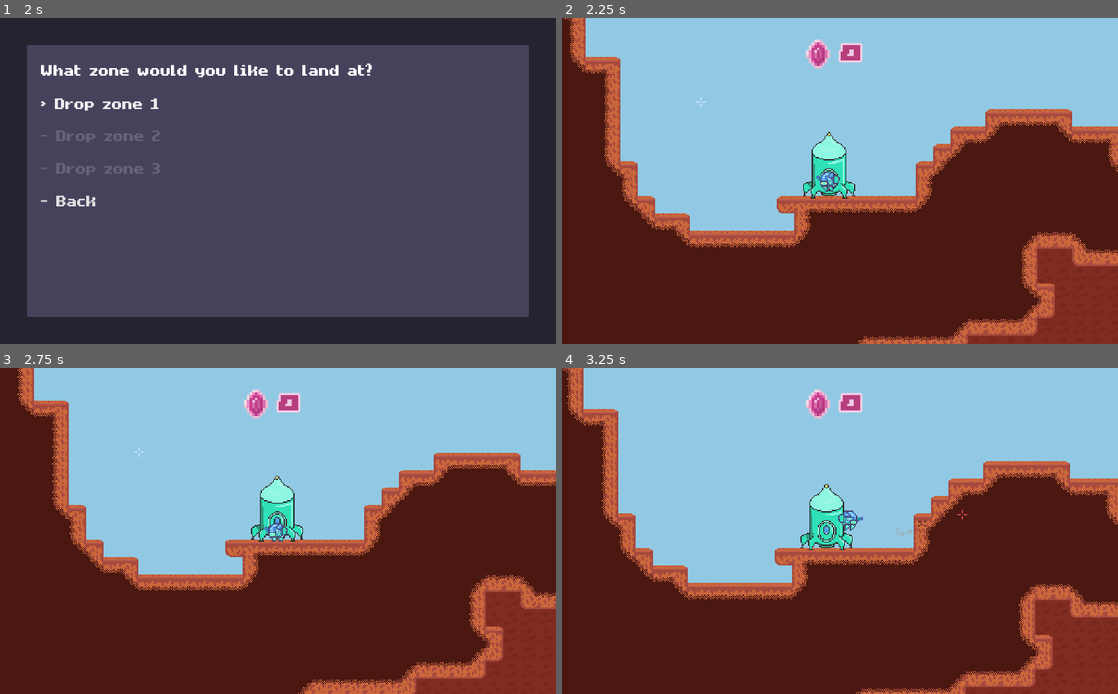
Above: before the commit, frames 1-4 (two rows, left to right).
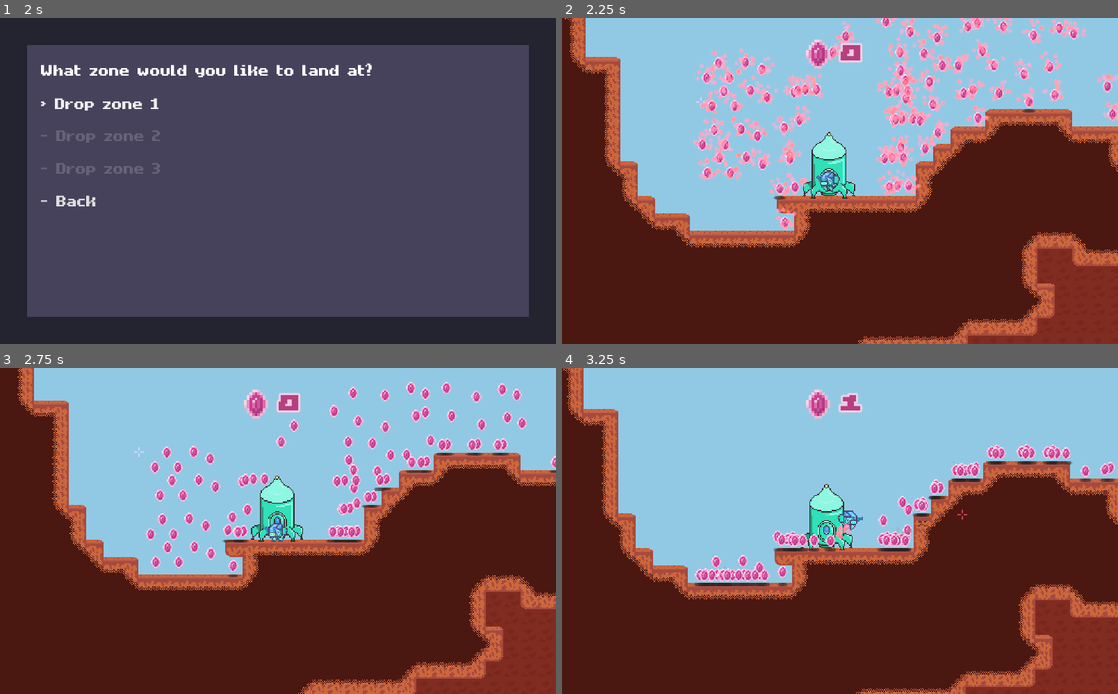
Above: after the commit, the same moments.

Repository: MichaelRRyan/Mecha-Miners
Game: Godot game, scene res://scenes/screens/ShipScreen.tscn
The game is run twice, just before and just after one commit, with the same random seed, the same clock (stepped at 60 frames per second) and the same inputs.
Inputs (mouse positions are in pixels of both pictures, inside the frame that each line leads up to):
- Up to frame 1 (2 s): click "> Navigate" at 0.5 s; click "> Free for all planet" at 1.25 s
- Up to frame 2 (2.25 s): click "> Drop zone 1" at 2 s
- Up to frame 3 (2.75 s): no input
- Up to frame 4 (3.25 s): tap Enter at 2.75 s; move the mouse to (962, 514) at 2.77 s; press the mouse at (962, 514) at 2.78 s; hold D (move_right) from 2.78 s (still down); tap W (jump) at 3.02 s

Frame 1 is identical in both runs. In frame 2, 7.7% of the frame differs, in the area x 23-100%, y 0-66%; in frame 3, 3.9%; in frame 4, 3.0%.
Error before the commit: Invalid call. Nonexistent function 'connect' in base 'Array'. (res://scripts/ui/InventoryUI.gd:39)

Commit message:
Completed item movement from inventory to inventory

Diff:
--- a/scenes/GUIManager.tscn
+++ b/scenes/GUIManager.tscn
@@ -16,4 +16,5 @@
 [node name="DropPodMenu" parent="." instance=ExtResource( 4 )]
 visible = false
 
+[connection signal="gems_amount_changed" from="DropPodMenu" to="." method="_on_DropPodMenu_gems_amount_changed"]
 [connection signal="menu_closed" from="DropPodMenu" to="." method="_on_DropPod_menu_closed"]
--- a/scenes/Gameplay.tscn
+++ b/scenes/Gameplay.tscn
@@ -7,6 +7,7 @@
 [ext_resource path="res://scenes/DropPod.tscn" type="PackedScene" id=5]
 [ext_resource path="res://scenes/Cursor.tscn" type="PackedScene" id=6]
 [ext_resource path="res://scripts/PlayerManager.gd" type="Script" id=7]
+[ext_resource path="res://scenes/CrystalShard.tscn" type="PackedScene" id=8]
 
 [node name="Gameplay" type="Node2D"]
 
@@ -39,6 +40,275 @@
 
 [node name="DropPod" parent="." instance=ExtResource( 5 )]
 
+[node name="Node2D" type="Node2D" parent="."]
+
+[node name="CrystalShard" parent="Node2D" instance=ExtResource( 8 )]
+position = Vector2( 130.248, 79.8724 )
+
+[node name="CrystalShard2" parent="Node2D" instance=ExtResource( 8 )]
+position = Vector2( 134.707, 34.9799 )
+
+[node name="CrystalShard3" parent="Node2D" instance=ExtResource( 8 )]
+position = Vector2( 187.924, 30.223 )
+
+[node name="CrystalShard4" parent="Node2D" instance=ExtResource( 8 )]
+position = Vector2( 220.627, 30.223 )
+
+[node name="CrystalShard5" parent="Node2D" instance=ExtResource( 8 )]
+position = Vector2( 3.00276, 95.332 )
+
+[node name="CrystalShard6" parent="Node2D" instance=ExtResource( 8 )]
+position = Vector2( -26.7274, 103.359 )
+
+[node name="CrystalShard7" parent="Node2D" instance=ExtResource( 8 )]
+position = Vector2( -47.8358, 103.359 )
+
+[node name="CrystalShard8" parent="Node2D" instance=ExtResource( 8 )]
+position = Vector2( -36.8356, 89.6833 )
+
+[node name="CrystalShard9" parent="Node2D" instance=ExtResource( 8 )]
+position = Vector2( -12.1596, 89.0887 )
+
+[node name="CrystalShard10" parent="Node2D" instance=ExtResource( 8 )]
+position = Vector2( 23.5166, 149.144 )
+
+[node name="CrystalShard11" parent="Node2D" instance=ExtResource( 8 )]
+position = Vector2( 32.7329, 116.44 )
+
+[node name="CrystalShard12" parent="Node2D" instance=ExtResource( 8 )]
+position = Vector2( 126.977, 115.251 )
+
+[node name="CrystalShard13" parent="Node2D" instance=ExtResource( 8 )]
+position = Vector2( 137.383, 115.251 )
+
+[node name="CrystalShard14" parent="Node2D" instance=ExtResource( 8 )]
+position = Vector2( 119.842, 116.143 )
+
+[node name="CrystalShard15" parent="Node2D" instance=ExtResource( 8 )]
+position = Vector2( 152.545, 81.0616 )
+
+[node name="CrystalShard16" parent="Node2D" instance=ExtResource( 8 )]
+position = Vector2( 164.437, 66.1965 )
+
+[node name="CrystalShard17" parent="Node2D" instance=ExtResource( 8 )]
+position = Vector2( 201.303, 52.818 )
+
+[node name="CrystalShard18" parent="Node2D" instance=ExtResource( 8 )]
+position = Vector2( 248.276, 38.2502 )
+
+[node name="CrystalShard19" parent="Node2D" instance=ExtResource( 8 )]
+position = Vector2( 272.061, 31.7096 )
+
+[node name="CrystalShard20" parent="Node2D" instance=ExtResource( 8 )]
+position = Vector2( 325.124, 49.4629 )
+
+[node name="CrystalShard21" parent="Node2D" instance=ExtResource( 8 )]
+position = Vector2( 134.216, 18.3606 )
+
+[node name="CrystalShard22" parent="Node2D" instance=ExtResource( 8 )]
+position = Vector2( 138.676, -26.5319 )
+
+[node name="CrystalShard23" parent="Node2D" instance=ExtResource( 8 )]
+position = Vector2( 191.893, -31.2887 )
+
+[node name="CrystalShard24" parent="Node2D" instance=ExtResource( 8 )]
+position = Vector2( 224.596, -31.2887 )
+
+[node name="CrystalShard25" parent="Node2D" instance=ExtResource( 8 )]
+position = Vector2( 6.97125, 33.8203 )
+
+[node name="CrystalShard26" parent="Node2D" instance=ExtResource( 8 )]
+position = Vector2( -22.7589, 41.8474 )
+
+[node name="CrystalShard27" parent="Node2D" instance=ExtResource( 8 )]
+position = Vector2( -43.8673, 41.8474 )
+
+[node name="CrystalShard28" parent="Node2D" instance=ExtResource( 8 )]
+position = Vector2( -32.8671, 28.1716 )
+
+[node name="CrystalShard29" parent="Node2D" instance=ExtResource( 8 )]
+position = Vector2( -8.19112, 27.5769 )
+
+[node name="CrystalShard30" parent="Node2D" instance=ExtResource( 8 )]
+position = Vector2( 27.4851, 87.6318 )
+
+[node name="CrystalShard31" parent="Node2D" instance=ExtResource( 8 )]
+position = Vector2( 36.7014, 54.9287 )
+
+[node name="CrystalShard32" parent="Node2D" instance=ExtResource( 8 )]
+position = Vector2( 130.946, 53.7395 )
+
+[node name="CrystalShard33" parent="Node2D" instance=ExtResource( 8 )]
+position = Vector2( 141.351, 53.7395 )
+
+[node name="CrystalShard34" parent="Node2D" instance=ExtResource( 8 )]
+position = Vector2( 123.811, 54.6314 )
+
+[node name="CrystalShard35" parent="Node2D" instance=ExtResource( 8 )]
+position = Vector2( 156.514, 19.5498 )
+
+[node name="CrystalShard36" parent="Node2D" instance=ExtResource( 8 )]
+position = Vector2( 168.406, 4.68473 )
+
+[node name="CrystalShard37" parent="Node2D" instance=ExtResource( 8 )]
+position = Vector2( 205.271, -8.69382 )
+
+[node name="CrystalShard38" parent="Node2D" instance=ExtResource( 8 )]
+position = Vector2( 252.245, -23.2616 )
+
+[node name="CrystalShard39" parent="Node2D" instance=ExtResource( 8 )]
+position = Vector2( 276.029, -29.8022 )
+
+[node name="CrystalShard40" parent="Node2D" instance=ExtResource( 8 )]
+position = Vector2( 289.408, -24.7481 )
+
+[node name="CrystalShard41" parent="Node2D" instance=ExtResource( 8 )]
+position = Vector2( 125.486, 54.0771 )
+
+[node name="CrystalShard42" parent="Node2D" instance=ExtResource( 8 )]
+position = Vector2( 129.945, 9.1846 )
+
+[node name="CrystalShard43" parent="Node2D" instance=ExtResource( 8 )]
+position = Vector2( 183.162, 4.42778 )
+
+[node name="CrystalShard44" parent="Node2D" instance=ExtResource( 8 )]
+position = Vector2( 215.865, 4.42778 )
+
+[node name="CrystalShard45" parent="Node2D" instance=ExtResource( 8 )]
+position = Vector2( -1.75945, 69.5368 )
+
+[node name="CrystalShard46" parent="Node2D" instance=ExtResource( 8 )]
+position = Vector2( -31.4896, 77.5639 )
+
+[node name="CrystalShard47" parent="Node2D" instance=ExtResource( 8 )]
+position = Vector2( -52.598, 77.5639 )
+
+[node name="CrystalShard48" parent="Node2D" instance=ExtResource( 8 )]
+position = Vector2( -41.5978, 63.8881 )
+
+[node name="CrystalShard49" parent="Node2D" instance=ExtResource( 8 )]
+position = Vector2( -16.9218, 63.2935 )
+
+[node name="CrystalShard50" parent="Node2D" instance=ExtResource( 8 )]
+position = Vector2( 18.7544, 123.348 )
+
+[node name="CrystalShard51" parent="Node2D" instance=ExtResource( 8 )]
+position = Vector2( 27.9707, 90.6452 )
+
+[node name="CrystalShard52" parent="Node2D" instance=ExtResource( 8 )]
+position = Vector2( 122.215, 89.456 )
+
+[node name="CrystalShard53" parent="Node2D" instance=ExtResource( 8 )]
+position = Vector2( 132.621, 89.456 )
+
+[node name="CrystalShard54" parent="Node2D" instance=ExtResource( 8 )]
+position = Vector2( 115.08, 90.3479 )
+
+[node name="CrystalShard55" parent="Node2D" instance=ExtResource( 8 )]
+position = Vector2( 147.783, 55.2663 )
+
+[node name="CrystalShard56" parent="Node2D" instance=ExtResource( 8 )]
+position = Vector2( 159.675, 40.4013 )
+
+[node name="CrystalShard57" parent="Node2D" instance=ExtResource( 8 )]
+position = Vector2( 196.541, 27.0227 )
+
+[node name="CrystalShard58" parent="Node2D" instance=ExtResource( 8 )]
+position = Vector2( 243.514, 12.4549 )
+
+[node name="CrystalShard59" parent="Node2D" instance=ExtResource( 8 )]
+position = Vector2( 267.298, 5.91429 )
+
+[node name="CrystalShard60" parent="Node2D" instance=ExtResource( 8 )]
+position = Vector2( 320.362, 23.6676 )
+
+[node name="CrystalShard61" parent="Node2D" instance=ExtResource( 8 )]
+position = Vector2( 129.454, -7.43467 )
+
+[node name="CrystalShard62" parent="Node2D" instance=ExtResource( 8 )]
+position = Vector2( 133.914, -52.3272 )
+
+[node name="CrystalShard63" parent="Node2D" instance=ExtResource( 8 )]
+position = Vector2( 187.131, -57.084 )
+
+[node name="CrystalShard64" parent="Node2D" instance=ExtResource( 8 )]
+position = Vector2( 219.834, -57.084 )
+
+[node name="CrystalShard65" parent="Node2D" instance=ExtResource( 8 )]
+position = Vector2( 2.20905, 8.025 )
+
+[node name="CrystalShard66" parent="Node2D" instance=ExtResource( 8 )]
+position = Vector2( -27.5211, 16.0521 )
+
+[node name="CrystalShard67" parent="Node2D" instance=ExtResource( 8 )]
+position = Vector2( -48.6295, 16.0521 )
+
+[node name="CrystalShard68" parent="Node2D" instance=ExtResource( 8 )]
+position = Vector2( -37.6293, 2.37629 )
+
+[node name="CrystalShard69" parent="Node2D" instance=ExtResource( 8 )]
+position = Vector2( -12.9533, 1.78168 )
+
+[node name="CrystalShard70" parent="Node2D" instance=ExtResource( 8 )]
+position = Vector2( 22.7228, 61.8366 )
+
+[node name="CrystalShard71" parent="Node2D" instance=ExtResource( 8 )]
+position = Vector2( 31.9392, 29.1334 )
+
+[node name="CrystalShard72" parent="Node2D" instance=ExtResource( 8 )]
+position = Vector2( 126.184, 27.9442 )
+
+[node name="CrystalShard73" parent="Node2D" instance=ExtResource( 8 )]
+position = Vector2( 136.589, 27.9442 )
+
+[node name="CrystalShard74" parent="Node2D" instance=ExtResource( 8 )]
+position = Vector2( 119.049, 28.8361 )
+
+[node name="CrystalShard75" parent="Node2D" instance=ExtResource( 8 )]
+position = Vector2( 151.752, -6.24546 )
+
+[node name="CrystalShard76" parent="Node2D" instance=ExtResource( 8 )]
+position = Vector2( 163.644, -21.1105 )
+
+[node name="CrystalShard77" parent="Node2D" instance=ExtResource( 8 )]
+position = Vector2( 200.509, -34.4891 )
+
+[node name="CrystalShard78" parent="Node2D" instance=ExtResource( 8 )]
+position = Vector2( 247.483, -49.0569 )
+
+[node name="CrystalShard79" parent="Node2D" instance=ExtResource( 8 )]
+position = Vector2( 271.267, -55.5975 )
+
+[node name="CrystalShard80" parent="Node2D" instance=ExtResource( 8 )]
+position = Vector2( 284.645, -50.5434 )
+
+[node name="CrystalShard81" parent="Node2D" instance=ExtResource( 8 )]
+position = Vector2( 42.0515, 26.7537 )
+
+[node name="CrystalShard82" parent="Node2D" instance=ExtResource( 8 )]
+position = Vector2( 52.457, 26.7537 )
+
+[node name="CrystalShard83" parent="Node2D" instance=ExtResource( 8 )]
+position = Vector2( 34.9163, 27.6456 )
+
+[node name="CrystalShard84" parent="Node2D" instance=ExtResource( 8 )]
+position = Vector2( 67.6194, -7.43602 )
+
+[node name="CrystalShard85" parent="Node2D" instance=ExtResource( 8 )]
+position = Vector2( 79.5115, -22.3011 )
+
+[node name="CrystalShard86" parent="Node2D" instance=ExtResource( 8 )]
+position = Vector2( 116.377, -35.6796 )
+
+[node name="CrystalShard87" parent="Node2D" instance=ExtResource( 8 )]
+position = Vector2( 163.35, -50.2474 )
+
+[node name="CrystalShard88" parent="Node2D" instance=ExtResource( 8 )]
+position = Vector2( 187.135, -56.788 )
+
+[node name="CrystalShard89" parent="Node2D" instance=ExtResource( 8 )]
+position = Vector2( 200.513, -51.7339 )
+
 [connection signal="menu_toggled" from="GUIManager" to="Cursor" method="_on_GUIManager_menu_toggled"]
 [connection signal="crystal_amount_changed" from="PlayerManager/Player" to="GUIManager" method="_on_Player_crystal_amount_changed"]
 [connection signal="menu_toggled" from="DropPod" to="GUIManager" method="_on_DropPod_menu_toggled"]
--- a/scripts/DropPodMenu.gd
+++ b/scripts/DropPodMenu.gd
@@ -1,13 +1,19 @@
 extends Control
+
+signal gems_amount_changed(amount)
 
 signal menu_closed
 
-var local_player = null
 var drop_pod_inventory = Inventory.new()
 
 onready var player_inventory_ui = $HDivider/InventoryList/PlayerInventoryUI
 onready var drop_pod_inventory_ui = $HDivider/InventoryList/DropPodInventoryUI
 
+
+# -----------------------------------------------------------------------------
+func _ready():
+	drop_pod_inventory_ui.set_inventory(drop_pod_inventory)
+	drop_pod_inventory_ui.refresh()
 
 # -----------------------------------------------------------------------------
 func _on_ReturnToShip_pressed():
@@ -25,22 +31,47 @@
 func show():
 	visible = true
 
-	# Finds the local player (to interface with their inventory).
-	var managers = get_tree().get_nodes_in_group("player_manager")
-	if managers and managers.size():
-		local_player = managers[0].get_local_player()
-		if local_player:
-			player_inventory_ui.load_inventory(local_player.inventory)
+	if player_inventory_ui.inventory == null:
+
+		# Finds the local player (to interface with their inventory).
+		var managers = get_tree().get_nodes_in_group("player_manager")
+		if managers and managers.size():
+
+			var local_player = managers[0].get_local_player()
+			if local_player:
+				player_inventory_ui.set_inventory(local_player.inventory)
+
+	player_inventory_ui.refresh()
+
+
+# -----------------------------------------------------------------------------
+func hide():
+	visible = false
+	var gems = player_inventory_ui.inventory.get_gem_count()
+	emit_signal("gems_amount_changed", gems)
 
 
 # -----------------------------------------------------------------------------
 func _on_PlayerInventoryUI_slot_pressed(slot_index):
-	pass # Replace with function body.
+	_move_stack(slot_index, player_inventory_ui, drop_pod_inventory_ui)
 
 
 # -----------------------------------------------------------------------------
 func _on_DropPodInventoryUI_slot_pressed(slot_index):
-	pass # Replace with function body.
+	_move_stack(slot_index, drop_pod_inventory_ui, player_inventory_ui)
 
 
 # -----------------------------------------------------------------------------
+func _move_stack(stack_index, from_inventory, to_inventory):
+
+	# Tries to remove a stack at the specified index.
+	var stack = from_inventory.remove_stack(stack_index)
+
+	# Checks if a stack was removed and tries to add it to the new inventory.
+	if stack:
+		var remainder = to_inventory.add_stack(stack)
+
+		# If the new inventory was full, adds the remainder back to the first
+		# 	inventory.
+		if remainder:
+			from_inventory.add_stack(remainder)
--- a/scripts/GUIManager.gd
+++ b/scripts/GUIManager.gd
@@ -1,6 +1,7 @@
 extends CanvasLayer
 
 signal menu_toggled(opened)
+
 
 var _current_screen = null
 
@@ -60,3 +61,5 @@
 
 
 # -----------------------------------------------------------------------------
+func _on_DropPodMenu_gems_amount_changed(amount):
+	$CrystalsAmount/Amount.text = str(amount)
--- a/scripts/Inventory.gd
+++ b/scripts/Inventory.gd
@@ -4,13 +4,6 @@
 
 # Contains ItemStacks = { type : ItemData.ItemType, quantity : int }
 var item_stacks = []
-
-
-# ------------------------------------------------------------------------------
-func get_item_data(index):
-	if index < item_stacks.size():
-		return ItemData.get_data(item_stacks[index].type)
-	return null
 
 
 # ------------------------------------------------------------------------------
@@ -44,6 +37,15 @@
 
 	return count
 
+
+# ------------------------------------------------------------------------------
+func remove_stack(stack_index):
+	if stack_index < item_stacks.size():
+		var stack = item_stacks[stack_index]
+		item_stacks.remove(stack_index)
+		return stack
+
+	return null
 
 # ------------------------------------------------------------------------------
 func add_stack(new_stack):
--- a/scripts/ui/InventoryUI.gd
+++ b/scripts/ui/InventoryUI.gd
@@ -3,11 +3,17 @@
 signal slot_pressed(slot_index)
 
 
+var inventory : Inventory = null
 var item_slots = []
 
 
+# ------------------------------------------------------------------------------
+func set_inventory(reference):
+	inventory = reference
+
+
 # -----------------------------------------------------------------------------
-func load_inventory(inventory : Inventory):
+func refresh():
 	var stack_count = inventory.get_stack_count()
 
 	for i in range(item_slots.size()):
@@ -16,6 +22,19 @@
 			item_slots[i].set_item_stack(inventory.item_stacks[i])
 		else:
 			item_slots[i].set_item_stack(null)
+
+
+# -----------------------------------------------------------------------------
+func add_stack(new_stack):
+	var remainder = inventory.add_stack(new_stack)
+	refresh()
+	return remainder
+
+# -----------------------------------------------------------------------------
+func remove_stack(stack_index):
+	var stack = inventory.remove_stack(stack_index)
+	refresh()
+	return stack
 
 
 # -----------------------------------------------------------------------------
@@ -36,7 +55,7 @@
 		var slots = column.get_children()
 		for slot in slots:
 			# Connects the button pressed signal.
-			item_slots.connect("pressed", self, "_on_ItemSlot_pressed",
+			slot.connect("pressed", self, "_on_ItemSlot_pressed",
 				[item_slots.size()])
 
 			# Adds the slot to the list.
Not shown: 1 places in scenes/Gameplay.tscn that only renumber resources
